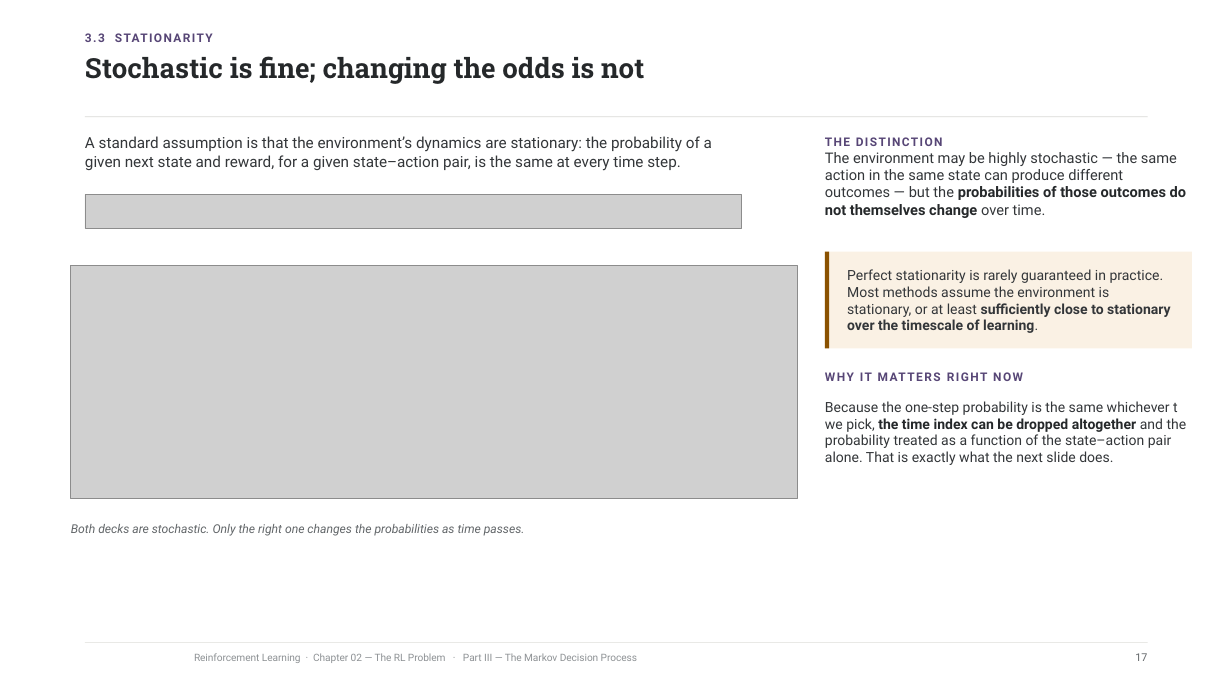
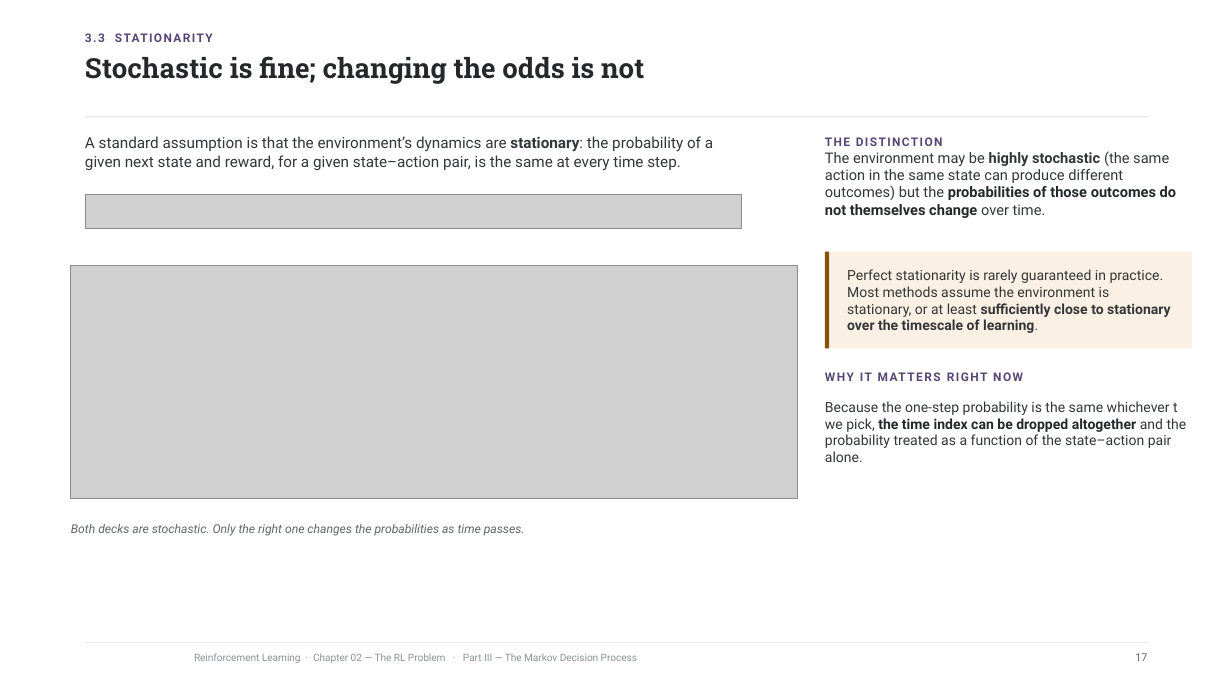
Before and after one commit to riccardoberta/reinforcement-learning, a slide deck: slide 17 of 02 - The RL Problem/slides.pptx. Drawn at 1232x693 pixels with LibreOffice and Linux fonts; fonts in the diff are those of the drawing; grey boxes stand for pictures; background and template pictures are left out. Boxes give left, top, right and bottom in pixels: in the first picture for what was removed or moved away, otherwise in the second. Text is boxed around its words. In the diff, an @@ line names an element or a change of style, - is before the commit and + after.

```diff
--- a/02 - The RL Problem/slides.pptx
+++ b/02 - The RL Problem/slides.pptx
@@ text "A standard assumption is that ..." at <box>85,136,713,171</box>: bold on in "stationary:" @@
@@ text at <box>825,151,1176,218</box>: text changed @@
-The environment may be highly stochastic — the same action in the same state can produce different outcomes — but the probabilities of those outcomes do not themselves change over time.
+The environment may be highly stochastic (the same action in the same state can produce different outcomes) but the probabilities of those outcomes do not themselves change over time.
@@ text at <box>825,401,1187,462</box>: text changed @@
-Because the one-step probability is the same whichever t we pick, the time index can be dropped altogether and the probability treated as a function of the state–action pair alone. That is exactly what the next slide does.
+Because the one-step probability is the same whichever t we pick, the time index can be dropped altogether and the probability treated as a function of the state–action pair alone.
```
Also in this commit, not shown: 34 other slides changed, 22 other files.
